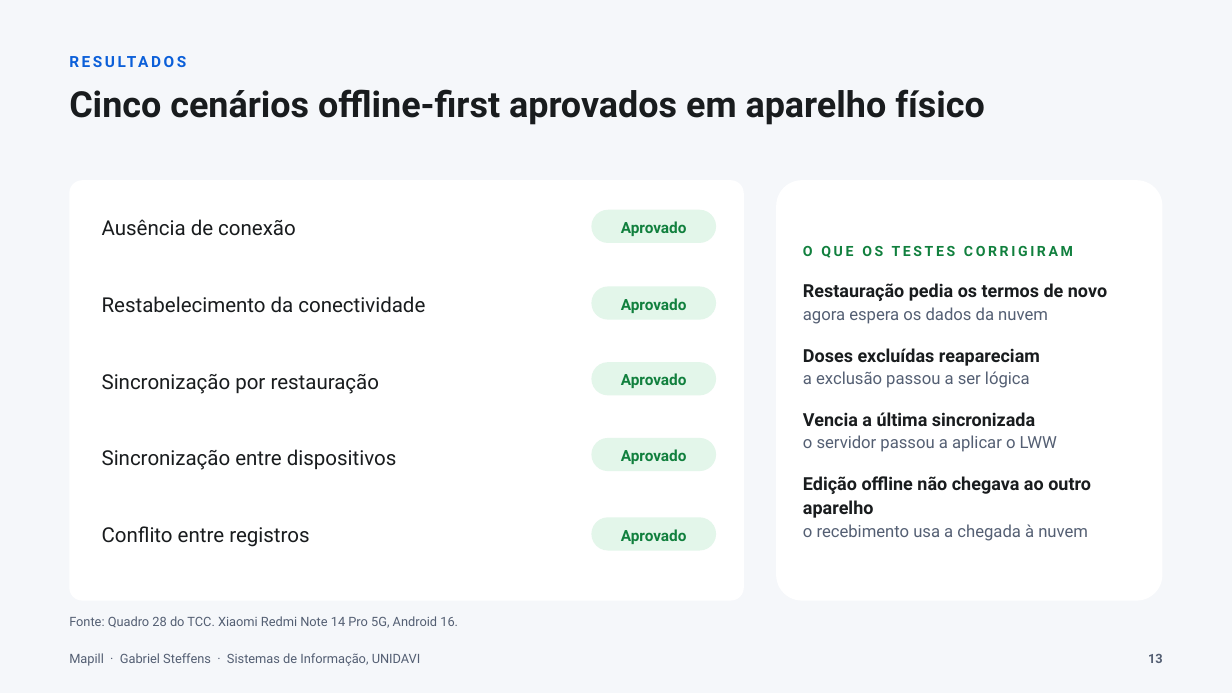
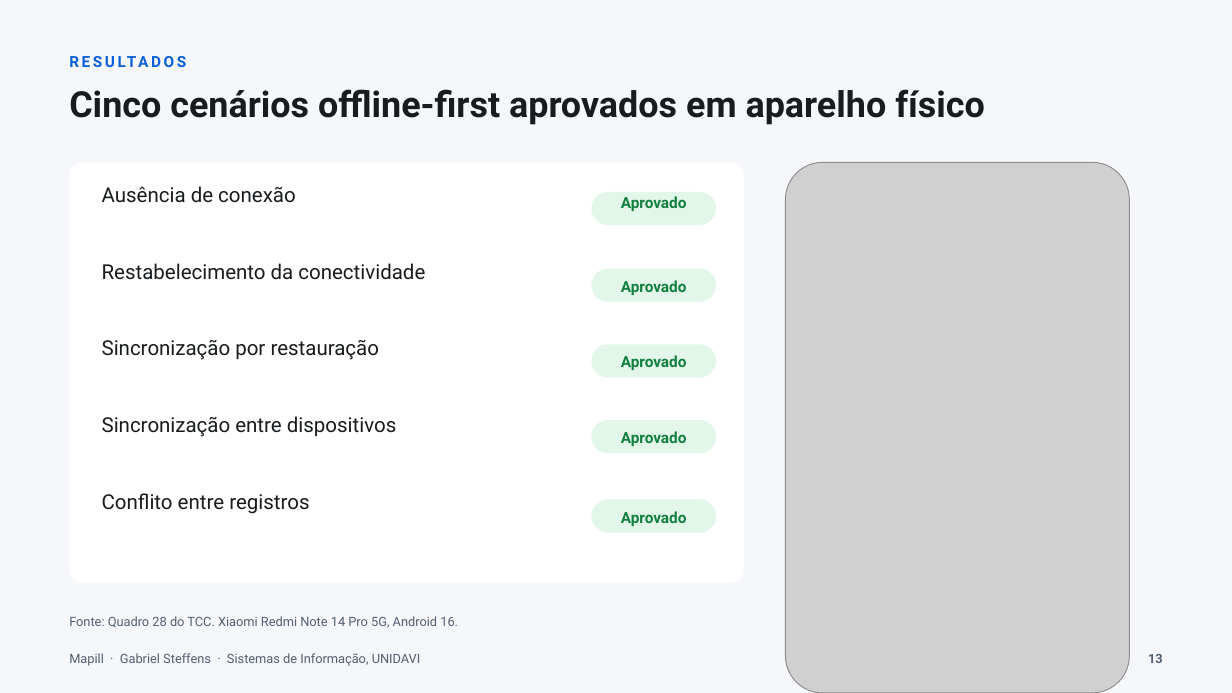
Before and after one commit to gabste8831/Mapill-Health-App, a slide deck: slide 13 of docs/tcc/apresentacao-mapill.pptx. Drawn at 1232x693 pixels with LibreOffice and Linux fonts; fonts in the diff are those of the drawing; grey boxes stand for pictures. Boxes give left, top, right and bottom in pixels: in the first picture for what was removed or moved away, otherwise in the second. Text is boxed around its words. In the diff, an @@ line names an element or a change of style, - is before the commit and + after.

```diff
--- a/docs/tcc/apresentacao-mapill.pptx
+++ b/docs/tcc/apresentacao-mapill.pptx
@@ picture added at (786, 163, 1129, 693) @@
@@ text "Ausência de conexão": place and size @@
-text "Ausência de conexão" at (102, 219, 295, 236)
+text "Ausência de conexão" at (102, 186, 295, 203)
@@ text "Aprovado": place and size @@
-text "Aprovado" at (621, 221, 687, 236)
+text "Aprovado" at (621, 196, 687, 211)
@@ rounded rectangle removed at (776, 180, 1163, 601) @@
@@ text "Restabelecimento da conectividade": place and size @@
-text "Restabelecimento da conectividade" at (102, 296, 425, 313)
+text "Restabelecimento da conectividade" at (102, 263, 425, 280)
@@ 4 texts, 3 rounded rectangles: place and size @@
-4 texts, 3 rounded rectangles at (592, 210, 716, 551)
+4 texts, 3 rounded rectangles at (592, 192, 716, 533)
@@ text removed at (803, 246, 1107, 541) @@
-O QUE OS TESTES CORRIGIRAM
-Restauração pedia os termos de novo
-agora espera os dados da nuvem
-Doses excluídas reapareciam
-a exclusão passou a ser lógica
-Vencia a última sincronizada
-o servidor passou a aplicar o LWW
-Edição offline não chegava ao outro aparelho
-o recebimento usa a chegada à nuvem
@@ text "Sincronização por restauração": place and size @@
-text "Sincronização por restauração" at (102, 374, 379, 394)
+text "Sincronização por restauração" at (102, 340, 379, 360)
@@ 3 rounded rectangles: place and size @@
-3 rounded rectangles at (69, 180, 744, 601)
+3 rounded rectangles at (69, 163, 744, 583)
@@ text "Sincronização entre dispositivos": place and size @@
-text "Sincronização entre dispositivos" at (102, 449, 397, 470)
+text "Sincronização entre dispositivos" at (102, 416, 397, 437)
@@ text "Conflito entre registros": place and size @@
-text "Conflito entre registros" at (102, 526, 309, 547)
+text "Conflito entre registros" at (102, 493, 309, 514)
```
Also in this commit, not shown: 8 other slides changed.
